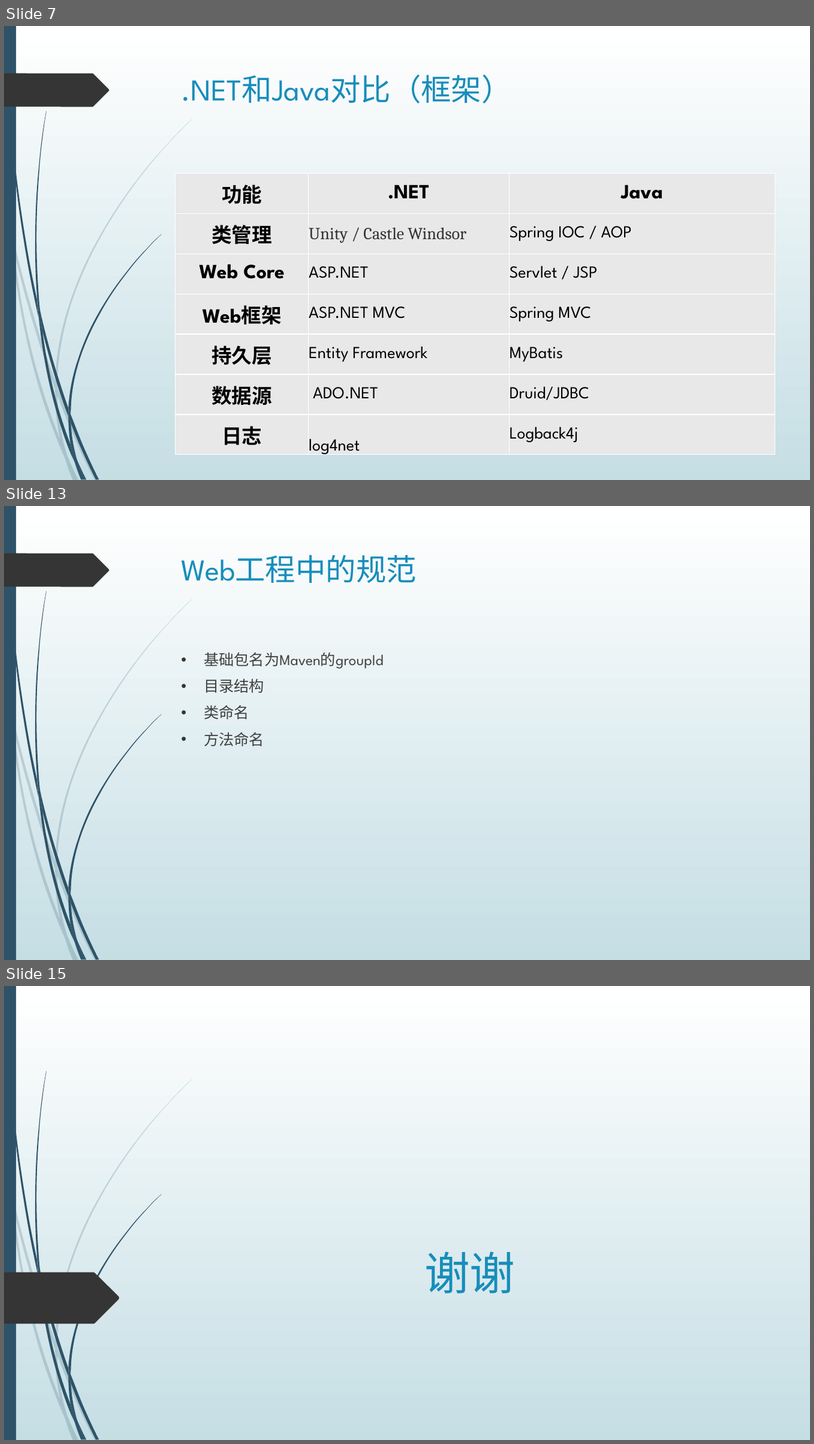
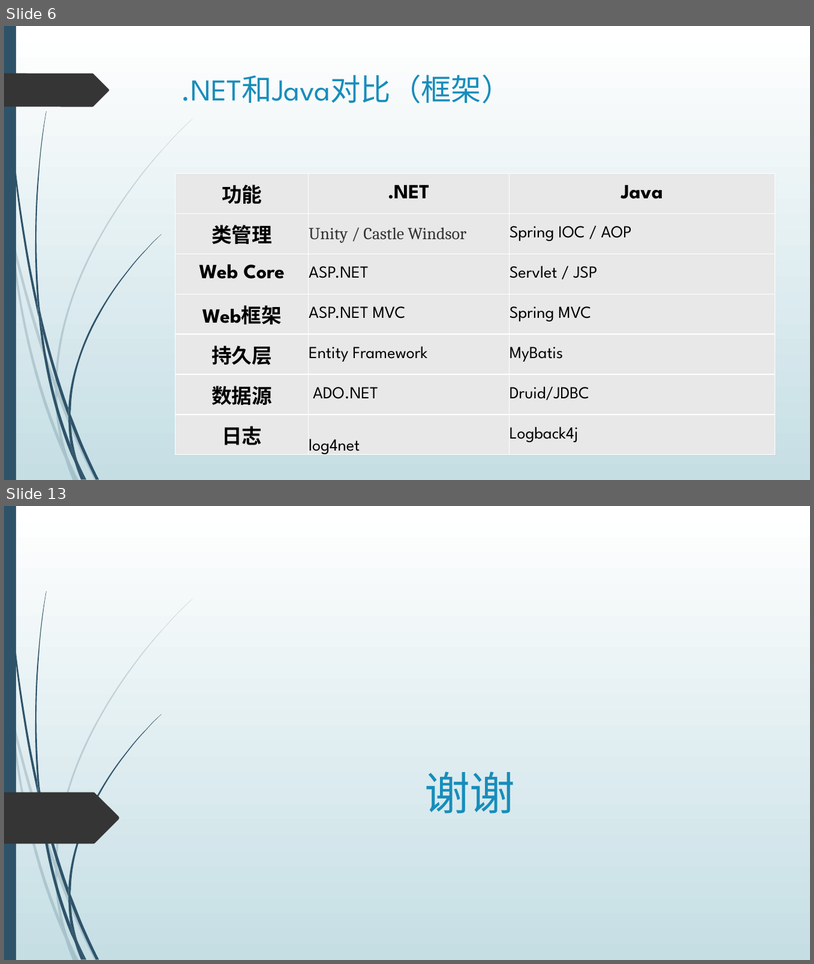
Before and after one commit to dean2015/documents, a slide deck: 201805/JAVA 基础介绍.pptx. Shown one above the other, each under a label of ours: slides 7, 13 and 15 before the commit, slides 6 and 13 after it; the slides between them are not shown. The pictures are 814x1444 and 814x964 pixels, drawn with LibreOffice and Linux fonts; fonts in the diff are those of the drawing. Boxes give left, top, right and bottom in pixels: in the first picture for what was removed or moved away, otherwise in the second. Text is boxed around its words. In the diff, an @@ line names an element or a change of style, - is before the commit and + after.

```diff
--- a/201805/JAVA 基础介绍.pptx
+++ b/201805/JAVA 基础介绍.pptx
@@ slide 13 removed at box(4, 506, 810, 960), background gradient #FFFFFF to #C5DEE5; not listed: 24 template elements that a slide beside it also shows @@
@@ title removed at box(182, 555, 417, 583) @@
-Web工程中的规范
@@ text removed at box(204, 652, 383, 746) @@
-• 基础包名为Maven的groupId
-• 目录结构
-• 类命名
-• 方法命名
@@ what was slide 7 is now slide 6 @@
@@ what was slide 15 is now slide 13 @@
```
Also in this commit, not shown: 4 slides changed, 3 slides added, 4 other slides removed, 12 other files.
